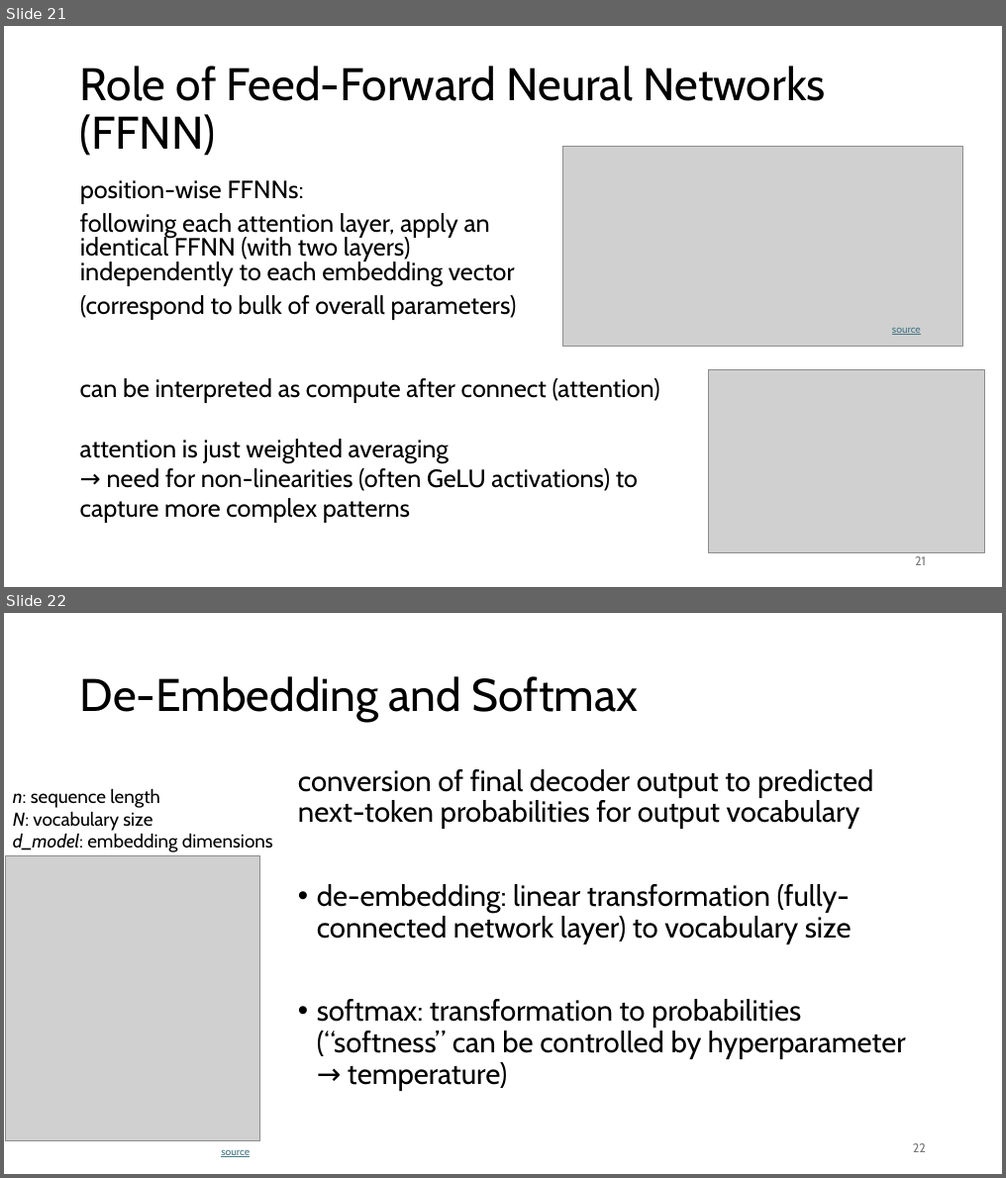
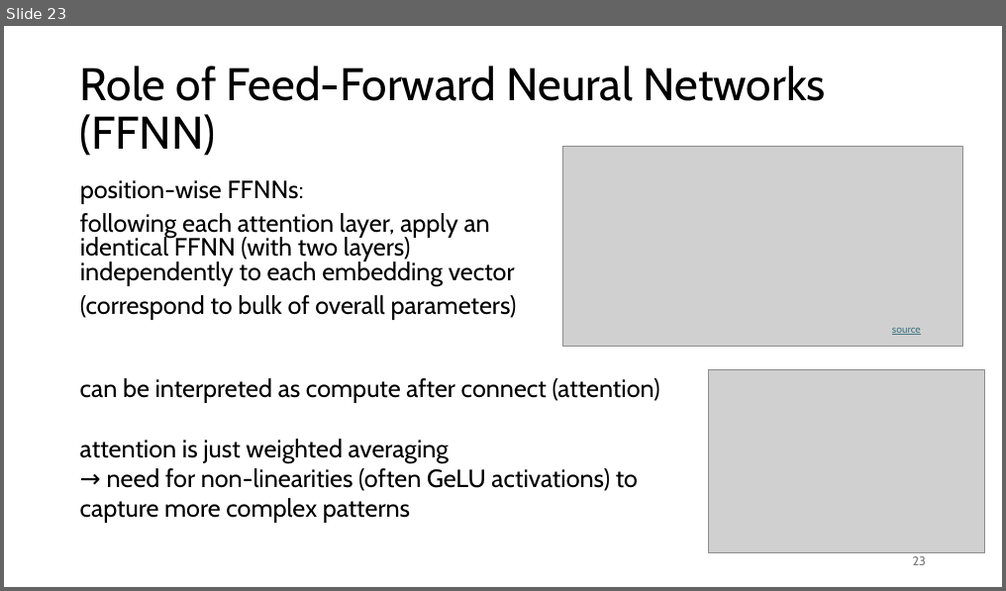
Before and after one commit to FelixWick/language_models, a slide deck: slides/2_transformer.pptx. Shown one above the other, each under a label of ours: slides 21 and 22 before the commit, slide 23 after it. The pictures are 1006x1178 and 1006x591 pixels, drawn with LibreOffice and Linux fonts; fonts in the diff are those of the drawing; grey boxes stand for pictures. Boxes give left, top, right and bottom in pixels: in the first picture for what was removed or moved away, otherwise in the second. Text is boxed around its words. In the diff, an @@ line names an element or a change of style, - is before the commit and + after.

```diff
--- a/slides/2_transformer.pptx
+++ b/slides/2_transformer.pptx
@@ slide 22 removed at box(4, 613, 1002, 1174), background #FFFFFF @@
@@ title removed at box(80, 676, 639, 722) @@
-De-Embedding and Softmax
@@ text removed at box(13, 788, 273, 853) @@
-n: sequence length
-N: vocabulary size
-d_model: embedding dimensions
@@ text removed at box(298, 769, 906, 1091) @@
-conversion of final decoder output to predicted next-token probabilities for output vocabulary
-• de-embedding: linear transformation (fully-connected network layer) to vocabulary size
-• softmax: transformation to probabilities (“softness” can be controlled by hyperparameter → temperature)
@@ picture removed at box(6, 856, 260, 1142) @@
@@ page number removed at box(913, 1144, 926, 1153) @@
-22
@@ text removed at box(221, 1151, 250, 1157) @@
-source
@@ what was slide 21 is now slide 23 @@
@@ page number at box(913, 557, 926, 566): text changed @@
-21
+23
```
Also in this commit, not shown: 11 slides changed, 12 slides added, 1 other slide removed, 4 other files.
